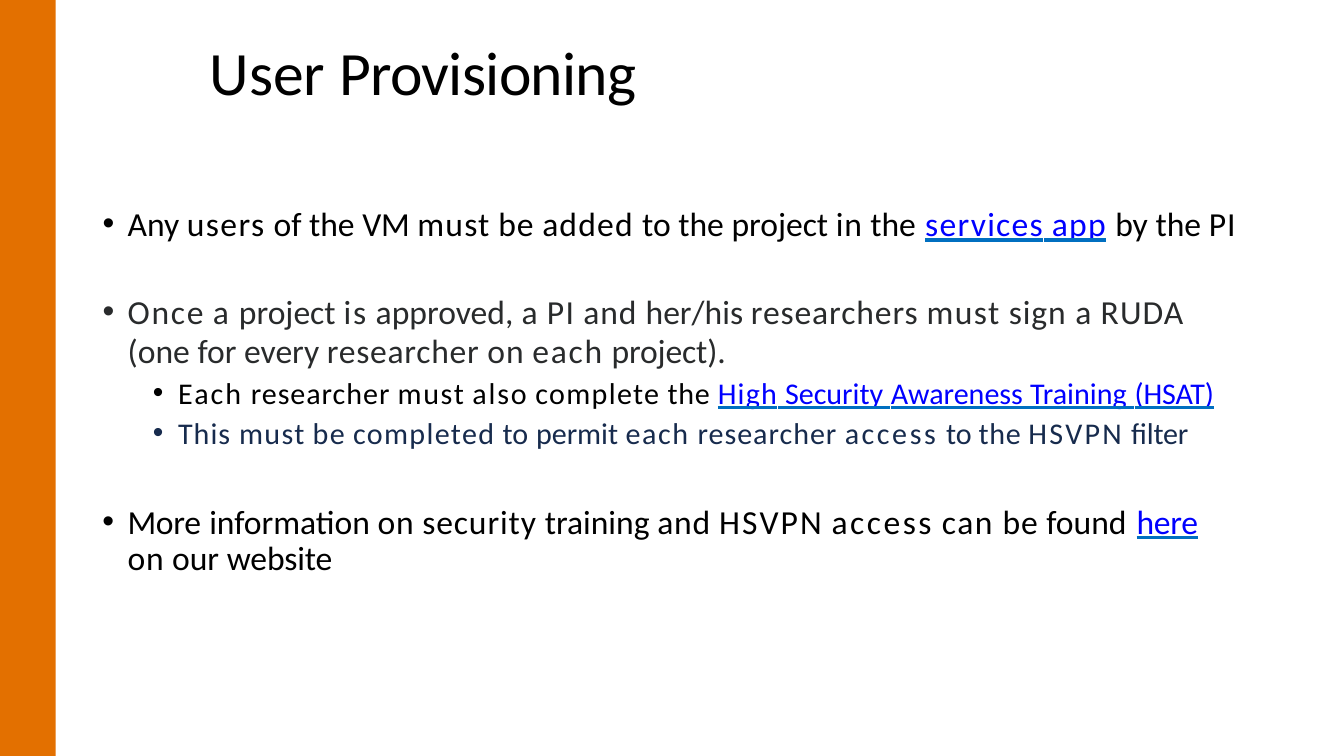
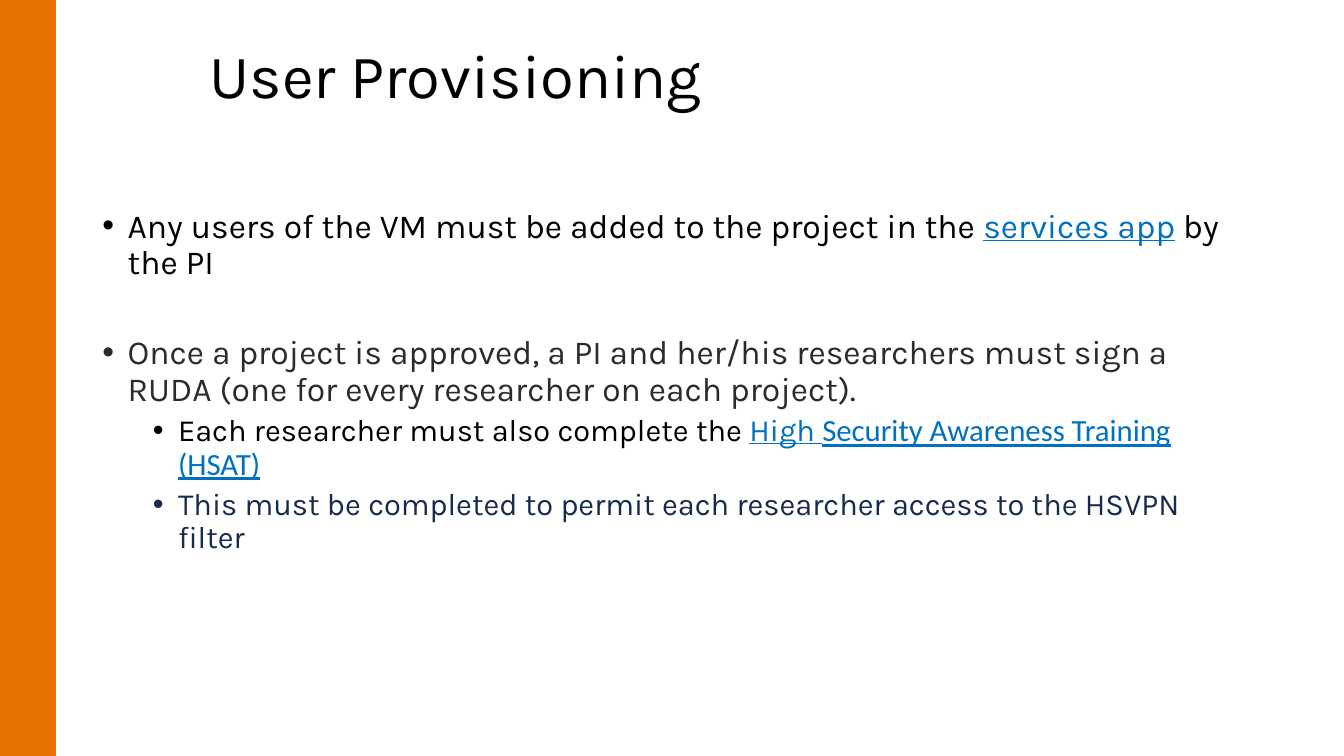
Before and after one commit to uvarc/rc-learning, a slide deck: slide 9 of content/notes/rio-intro/rio-intro.pptx. Drawn at 1344x756 pixels with LibreOffice and Linux fonts; fonts in the diff are those of the drawing; background and template pictures are left out. Boxes give left, top, right and bottom in pixels: in the first picture for what was removed or moved away, otherwise in the second. Text is boxed around its words. In the diff, an @@ line names an element or a change of style, - is before the commit and + after.

```diff
--- a/content/notes/rio-intro/rio-intro.pptx
+++ b/content/notes/rio-intro/rio-intro.pptx
@@ title "User Provisioning" at (x1=210, y1=55, x2=702, y2=113): font Calibri to Karla; letter spacing -0.6 to 0 pt in "Provisioning"; indent changed; line spacing 1 to 0.9; less space between paragraphs @@
@@ text at (x1=128, y1=215, x2=1219, y2=549): font Calibri to Karla in "Any users of the VM must be ...", "Each researcher must also complete the High", "This must be completed to permit each ..."; text colour #0000FF to #0070C0 in "services app", "High Security Awareness Training (HSAT)"; letter spacing 1.1 to 0 pt in "users", "each"; letter spacing -0.2 to 0 pt in "VM"; letter spacing 0.8 to 0 pt in "must added PI", "High", "This"; letter spacing 0.7 to 0 pt in "be", "researcher", "researcher"; letter spacing 0.5 to 0 pt in "in", "the", "the"; letter spacing 0.9 to 0 pt in "services app", "complete"; size 21.5 to 22 pt in "Each researcher must also complete the High ...", "This must be completed to permit each ..."; letter spacing 1.4 to 0 pt in "Each"; letter spacing 1.2 to 0 pt in "must"; letter spacing 1.3 to 0 pt in "also"; letter spacing -0.1 to 0 pt in "(HSAT)", "filter"; letter spacing 1 to 0 pt in "must be completed"; letter spacing 1.9 to 0 pt in "access"; letter spacing 1.6 to 0 pt in "HSVPN"; indent changed; line spacing 1 to 0.9; more space between paragraphs @@
@@ text at (x1=128, y1=339, x2=1167, y2=410): text changed; font Calibri to Karla @@
-• Once a project is approved, a PI and her/his researchers must sign a RUDA
-(one for every researcher on each project).
+• Once a project is approved, a PI and her/his researchers must sign a RUDA (one for every researcher on each project).
@@ text at (x1=128, y1=510, x2=1199, y2=571): paragraph removed @@
-• More information on security training and HSVPN access can be found here on our website
```
Also in this commit, not shown: 26 other slides changed, 13 slides added, 3 slides removed, 1 other file.
